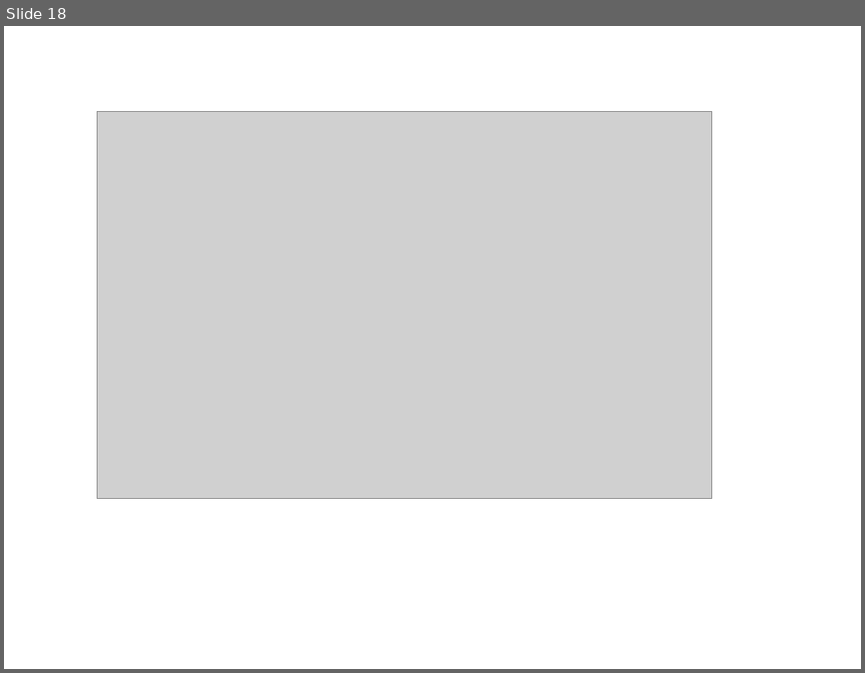
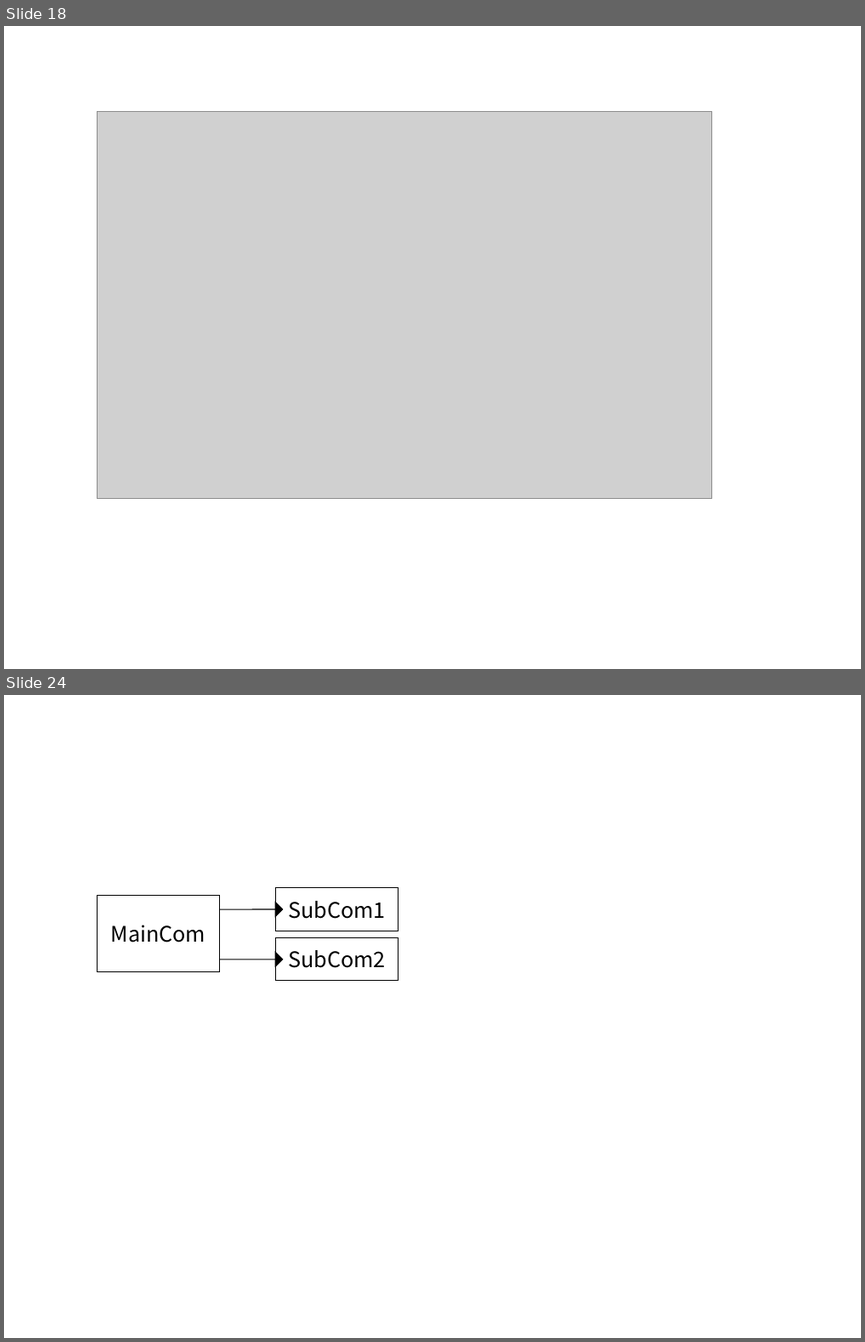
Before and after one commit to YixiaoLi/tlv4mc, a slide deck: doc/masterThesis/2008/goto/img/figures.ppt. Shown one above the other, each under a label of ours: slide 18 before the commit, slides 18 and 24 after it; the slides between them are not shown. The pictures are 865x673 and 865x1342 pixels, drawn with LibreOffice and Linux fonts; fonts in the diff are those of the drawing; grey boxes stand for pictures. Boxes give left, top, right and bottom in pixels: in the first picture for what was removed or moved away, otherwise in the second. Text is boxed around its words. In the diff, an @@ line names an element or a change of style, - is before the commit and + after.

```diff
--- a/doc/masterThesis/2008/goto/img/figures.ppt
+++ b/doc/masterThesis/2008/goto/img/figures.ppt
@@ slide 24 added at (x1=4, y1=695, x2=861, y2=1338), background #FFFFFF @@
@@ rectangle added at (x1=97, y1=895, x2=219, y2=971), fill #FFFFFF, outline #000000 0.74 pt, 18 pt, text #000000 @@
+MainCom
@@ rectangle added at (x1=276, y1=888, x2=398, y2=930), fill #FFFFFF, outline #000000 0.74 pt, 18 pt, text #000000 @@
+SubCom1
@@ line added from (276, 909) to (218, 909), #000000 0.74 pt @@
@@ triangle added at (x1=275, y1=902, x2=282, y2=917), fill #000000, outline #000000 0.74 pt @@
@@ rectangle added at (x1=276, y1=937, x2=398, y2=981), fill #FFFFFF, outline #000000 0.74 pt, 18 pt, text #000000 @@
+SubCom2
@@ line added from (276, 959) to (218, 959), #000000 0.74 pt @@
@@ triangle added at (x1=275, y1=952, x2=282, y2=966), fill #000000, outline #000000 0.74 pt @@
```
Also in this commit, not shown: 9 other slides added, 27 other files.
